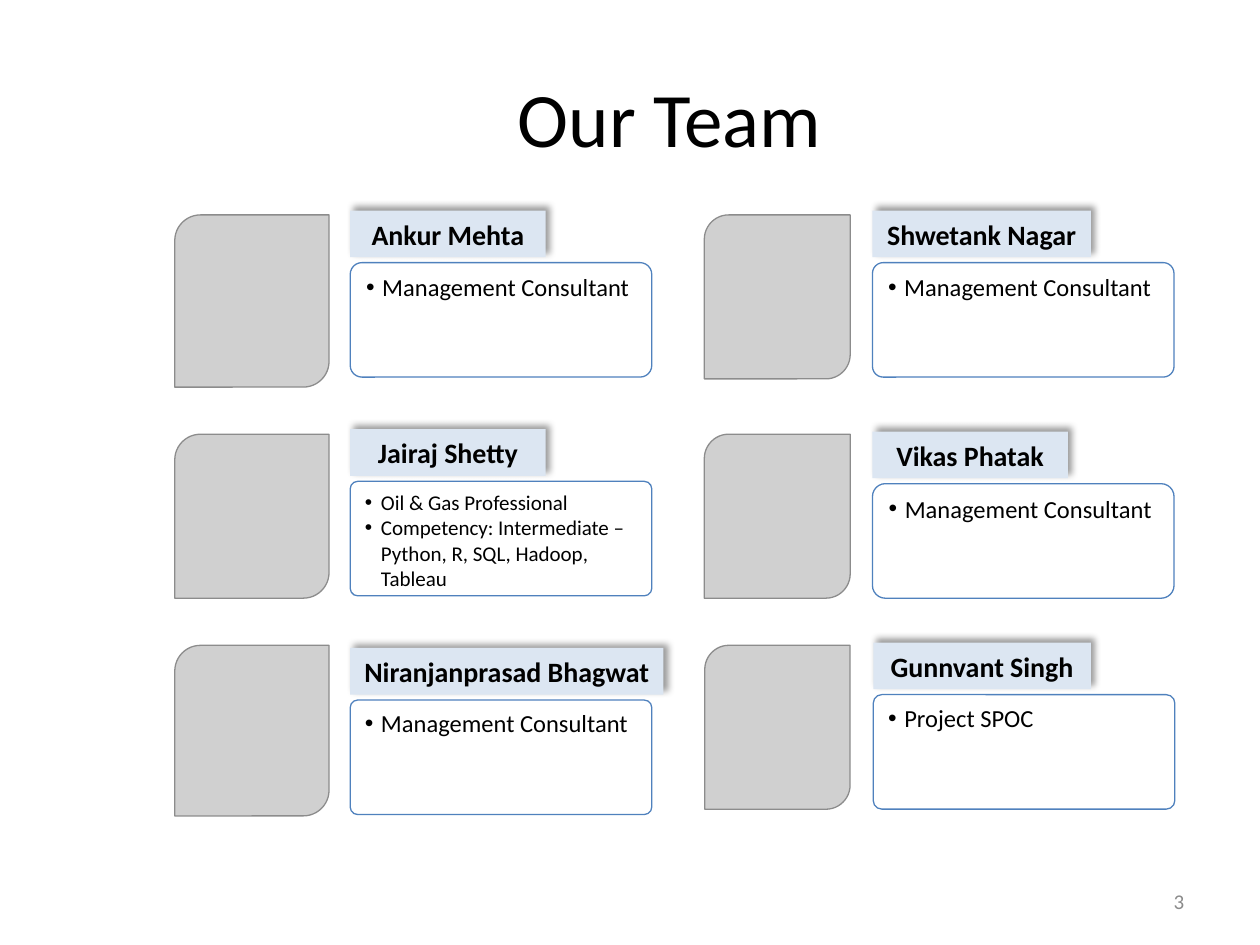
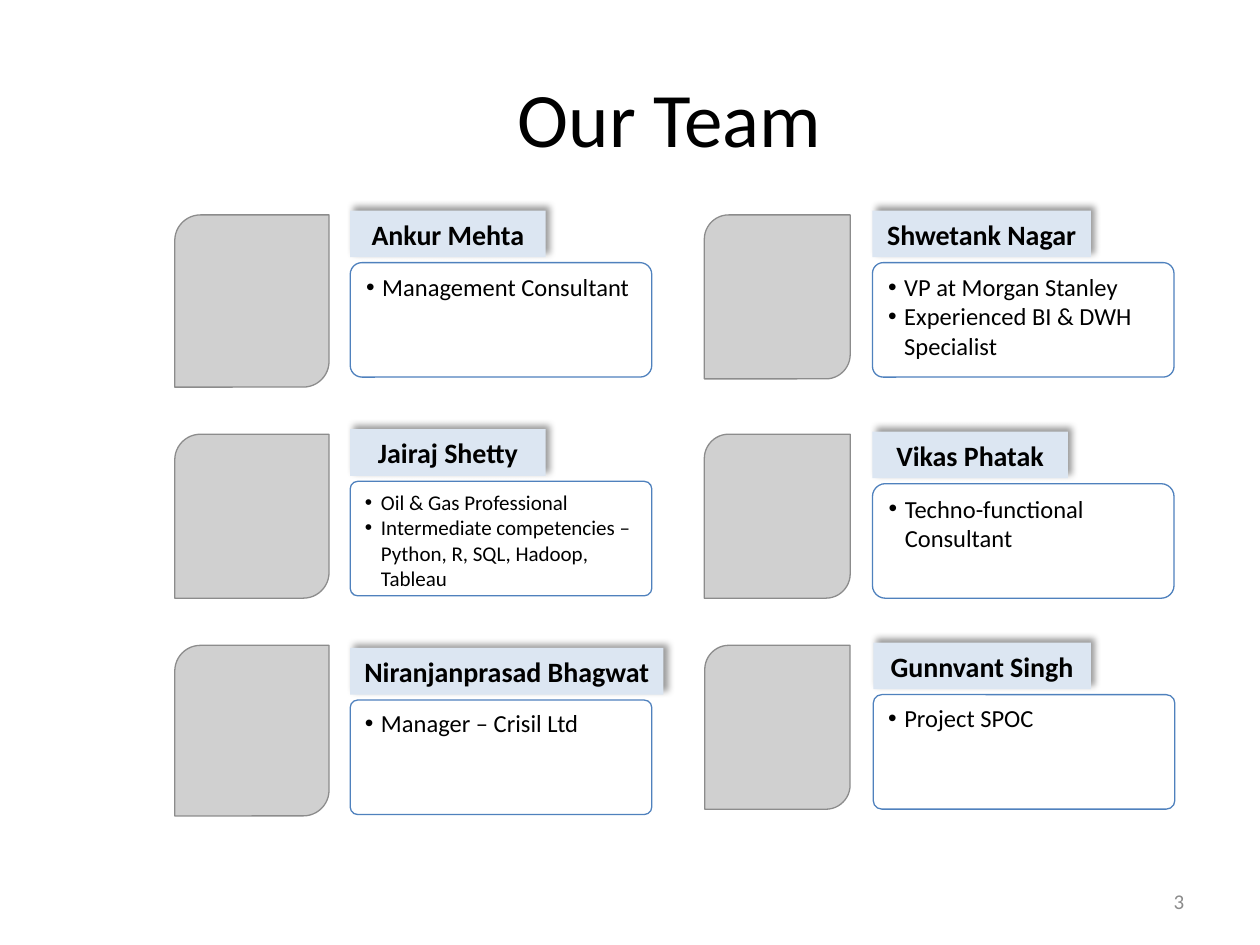
Before and after one commit to Newsrecommender/newsrecommender, a slide deck: slide 3 of ArticleRecommendationProject/Recommender_Project_Presentation.pptx. Drawn at 1260x945 pixels with LibreOffice and Linux fonts; fonts in the diff are those of the drawing; grey boxes stand for pictures; background and template pictures are left out. Boxes give left, top, right and bottom in pixels: in the first picture for what was removed or moved away, otherwise in the second. Text is boxed around its words. In the diff, an @@ line names an element or a change of style, - is before the commit and + after.

Commit message:
ppt update v3

```diff
--- a/ArticleRecommendationProject/Recommender_Project_Presentation.pptx
+++ b/ArticleRecommendationProject/Recommender_Project_Presentation.pptx
@@ text in rounded rectangle at (904, 279, 1131, 359): text changed @@
-• Management Consultant
+• VP at Morgan Stanley
+• Experienced BI & DWH Specialist
@@ text in rounded rectangle at (905, 501, 1084, 548): text changed @@
-• Management Consultant
+• Techno-functional Consultant
@@ text in rounded rectangle at (381, 520, 614, 586): text changed @@
-• Competency: Intermediate – Python, R, SQL, Hadoop, Tableau
+• Intermediate competencies – Python, R, SQL, Hadoop, Tableau
@@ text in rounded rectangle at (381, 715, 578, 737): text changed @@
-• Management Consultant
+• Manager – Crisil Ltd
```
Also in this commit, not shown: 4 other slides changed, 1 slide added, 1 slide removed.
